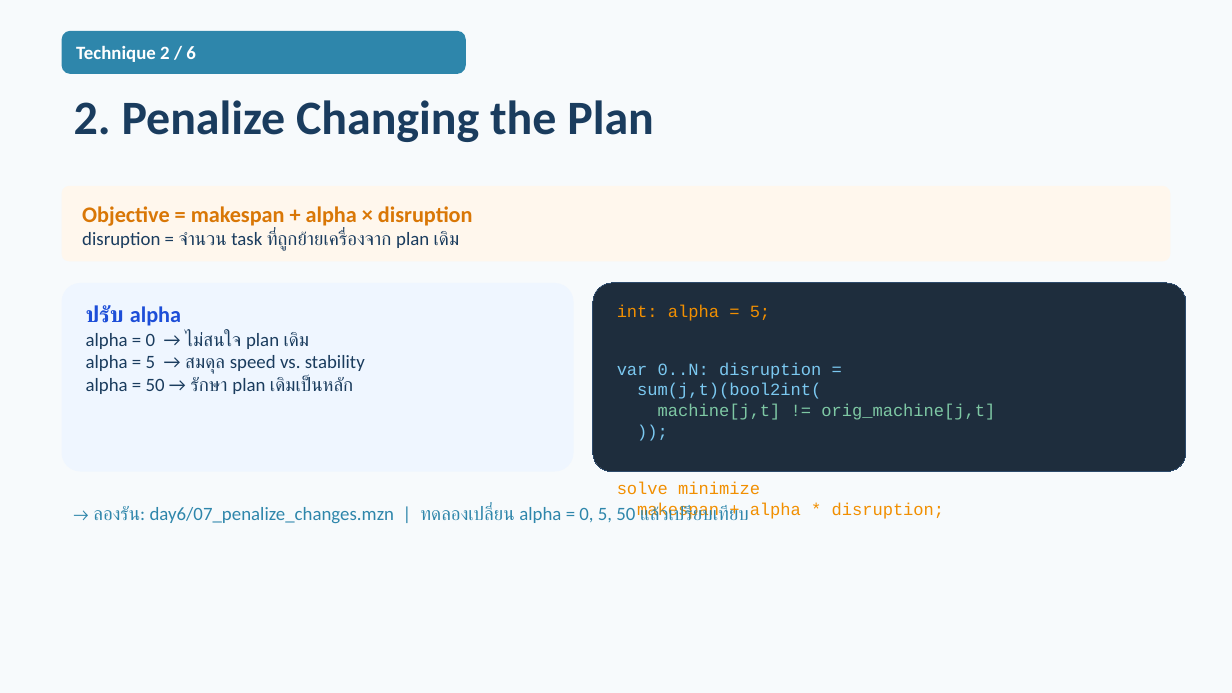
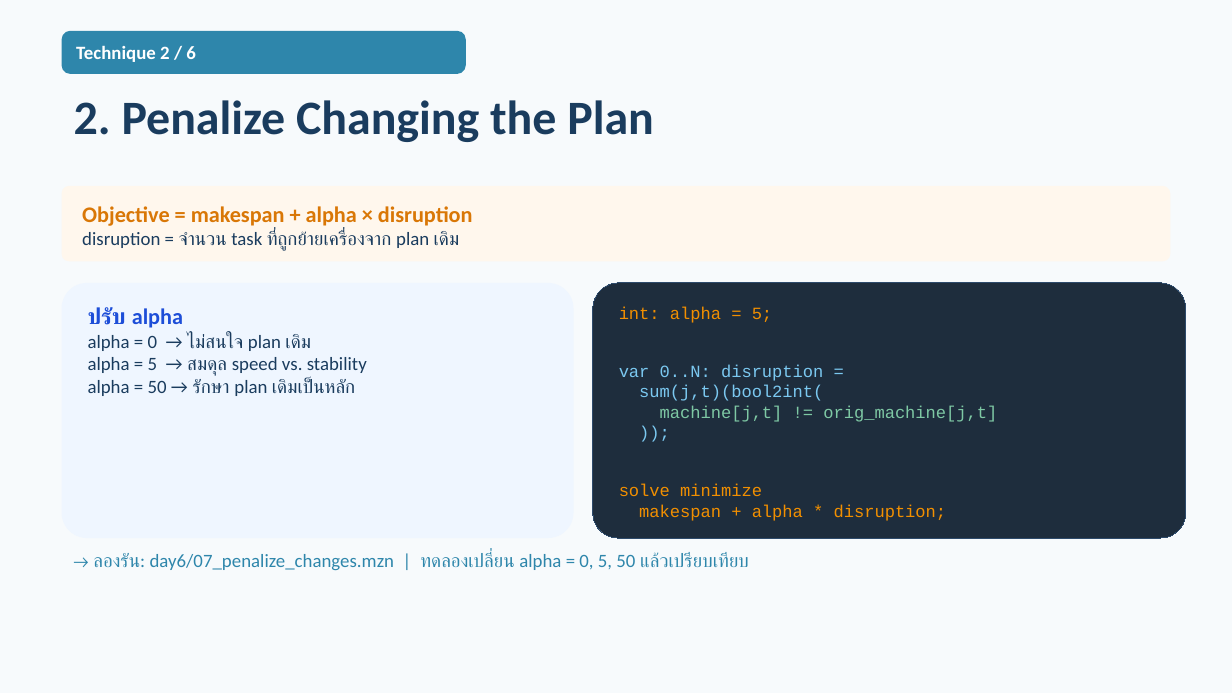
Before and after one commit to pakornkub/minizinc-training, a slide deck: slide 12 of day6/Day6_MiniZinc_Slides.pptx. Drawn at 1232x693 pixels with LibreOffice and Linux fonts; fonts in the diff are those of the drawing. Boxes give left, top, right and bottom in pixels: in the first picture for what was removed or moved away, otherwise in the second. Text is boxed around its words. In the diff, an @@ line names an element or a change of style, - is before the commit and + after.

```diff
--- a/day6/Day6_MiniZinc_Slides.pptx
+++ b/day6/Day6_MiniZinc_Slides.pptx
@@ rounded rectangle "ปรับ alpha": place and size @@
-rounded rectangle "ปรับ alpha" at (62, 283, 574, 472)
+rounded rectangle "ปรับ alpha" at (62, 283, 574, 538)
@@ rounded rectangle "int: alpha = 5;": place and size @@
-rounded rectangle "int: alpha = 5;" at (593, 283, 1185, 472)
+rounded rectangle "int: alpha = 5;" at (593, 283, 1185, 538)
@@ text "→ ลองรัน: day6/07_penalize_changes.mzn | ทดลองเปลี่ยน ...": place and size @@
-text "→ ลองรัน: day6/07_penalize_changes.mzn | ทดลองเปลี่ยน ..." at (93, 506, 749, 524)
+text "→ ลองรัน: day6/07_penalize_changes.mzn | ทดลองเปลี่ยน ..." at (93, 552, 749, 571)
```
Also in this commit, not shown: 2 other slides changed, 1 other file.
